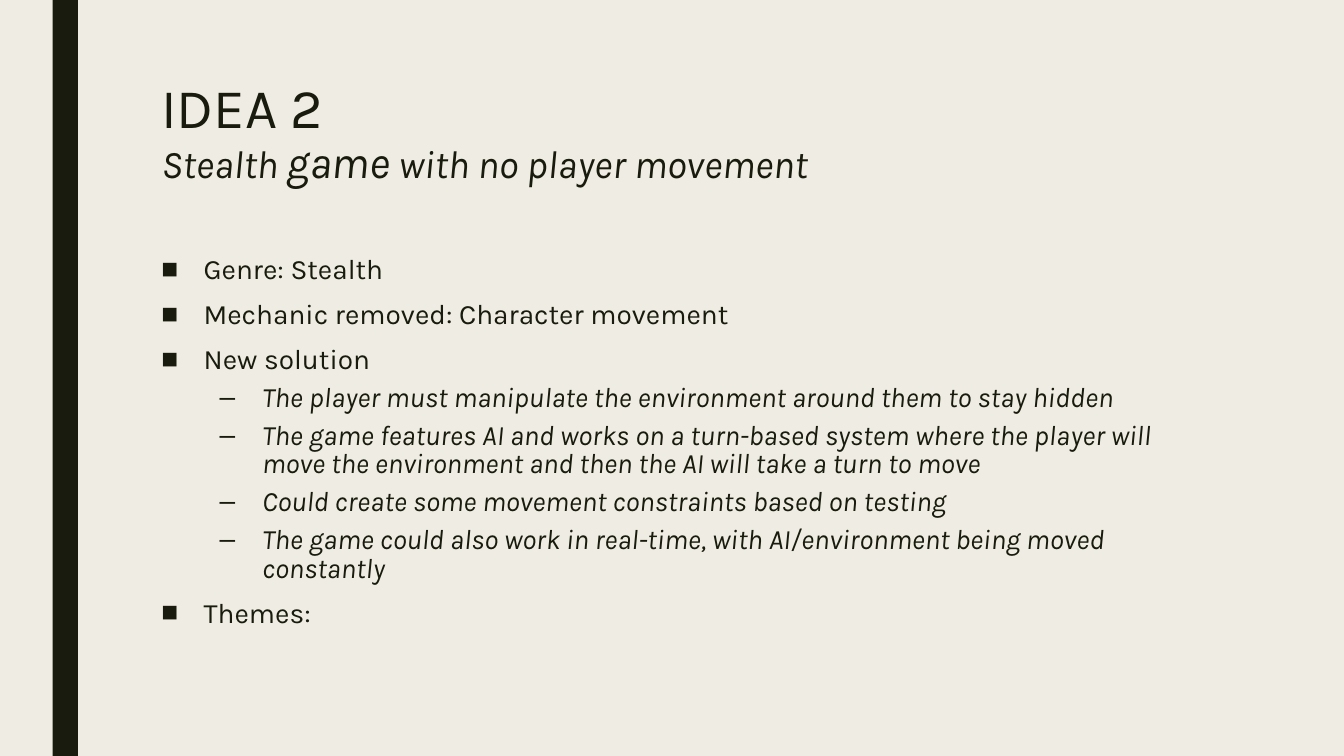
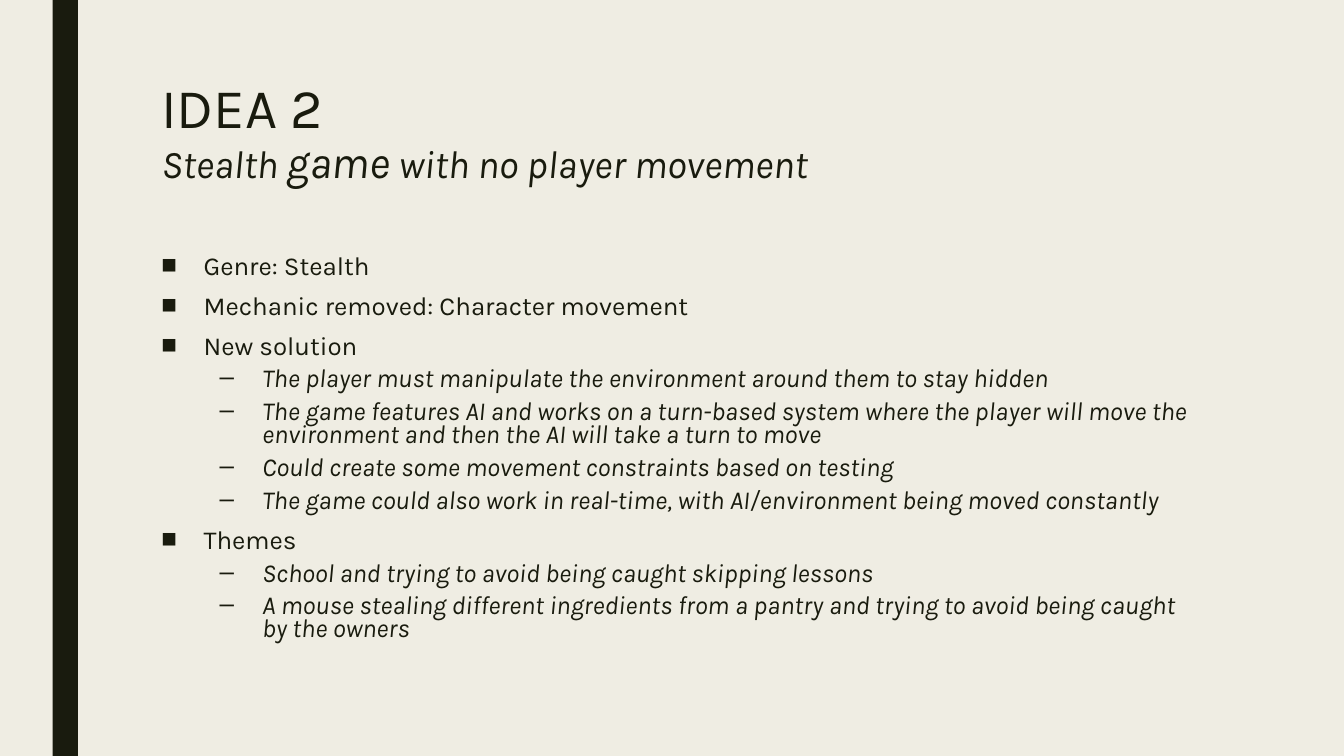
Before and after one commit to UoSGroupProjects1819/design-masterclass-l6_dmc_02, a slide deck: slide 7 of Research/Research and Ideas - Amy.pptx. Drawn at 1344x756 pixels with LibreOffice and Linux fonts; fonts in the diff are those of the drawing. Boxes give left, top, right and bottom in pixels: in the first picture for what was removed or moved away, otherwise in the second. Text is boxed around its words. In the diff, an @@ line names an element or a change of style, - is before the commit and + after.

```diff
--- a/Research/Research and Ideas - Amy.pptx
+++ b/Research/Research and Ideas - Amy.pptx
@@ text at <box>204,257,1187,516</box>: size 20 to 18.5 pt in "Genre: Stealth", "Mechanic removed: Character movement", "New solution", "The player must manipulate the environment around ..." and 3 more places; line spacing 0.84 to 0.74 @@
@@ text at <box>204,531,1175,644</box>: text changed; size 20 to 18.5 pt; italic on @@
-■ Themes:
+■ Themes
+  – School and trying to avoid being caught skipping lessons
+  – A mouse stealing different ingredients from a pantry and trying to avoid being caught by the owners
```
Also in this commit, not shown: 2 other slides changed, 1 other file.
